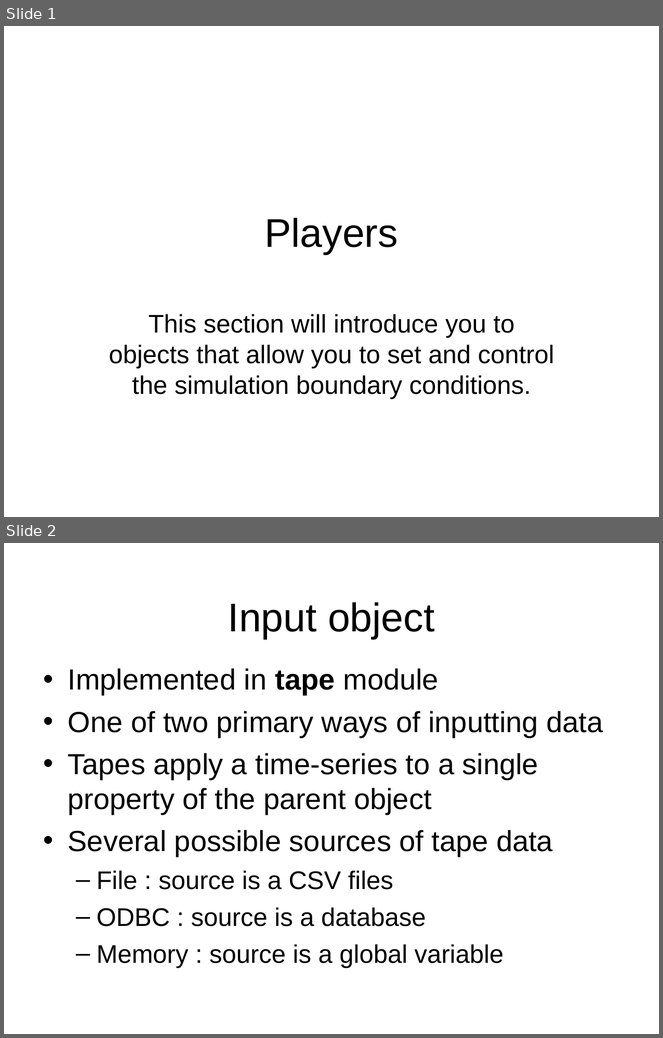
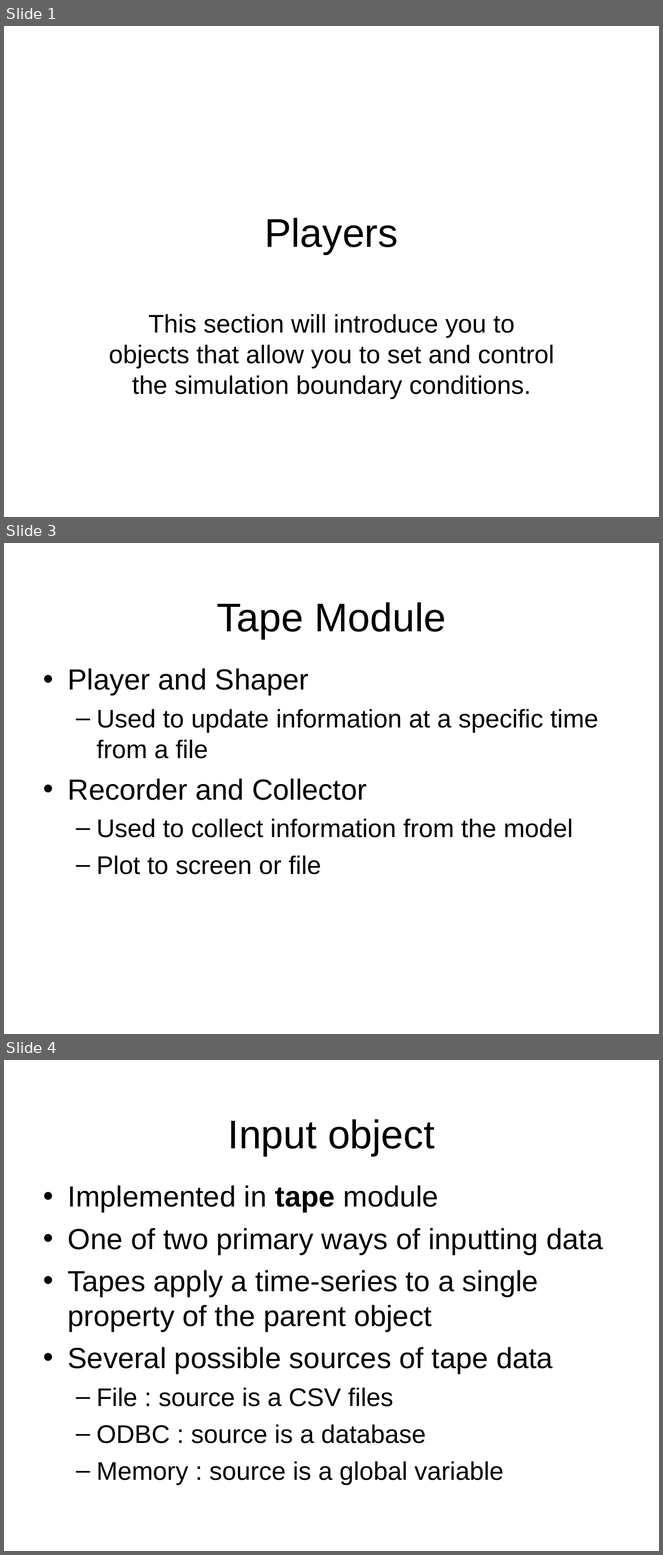
Before and after one commit to gridlab-d/course, a slide deck: 2.1 - Players.pps. Shown one above the other, each under a label of ours: slides 1 and 2 before the commit, slides 1, 3 and 4 after it; the slides between them are not shown. The pictures are 663x1038 and 663x1555 pixels, drawn with LibreOffice and Linux fonts; fonts in the diff are those of the drawing; background and template pictures are left out. Boxes give left, top, right and bottom in pixels: in the first picture for what was removed or moved away, otherwise in the second. Text is boxed around its words. In the diff, an @@ line names an element or a change of style, - is before the commit and + after.

```diff
--- a/2.1 - Players.pps
+++ b/2.1 - Players.pps
@@ slide 3 added at <box>4,543,659,1034</box>, background picture (left out) @@
@@ title added at <box>217,602,446,639</box>, 44 pt, text #000000 @@
+Tape Module
@@ text added at <box>68,668,598,875</box>, 28 pt, text #000000 @@
+• Player and Shaper
+  – Used to update information at a specific time from a file
+• Recorder and Collector
+  – Used to collect information from the model
+  – Plot to screen or file
@@ what was slide 2 is now slide 4 @@
```
Also in this commit, not shown: 2 slides changed, 5 other slides added, 4 other files.
